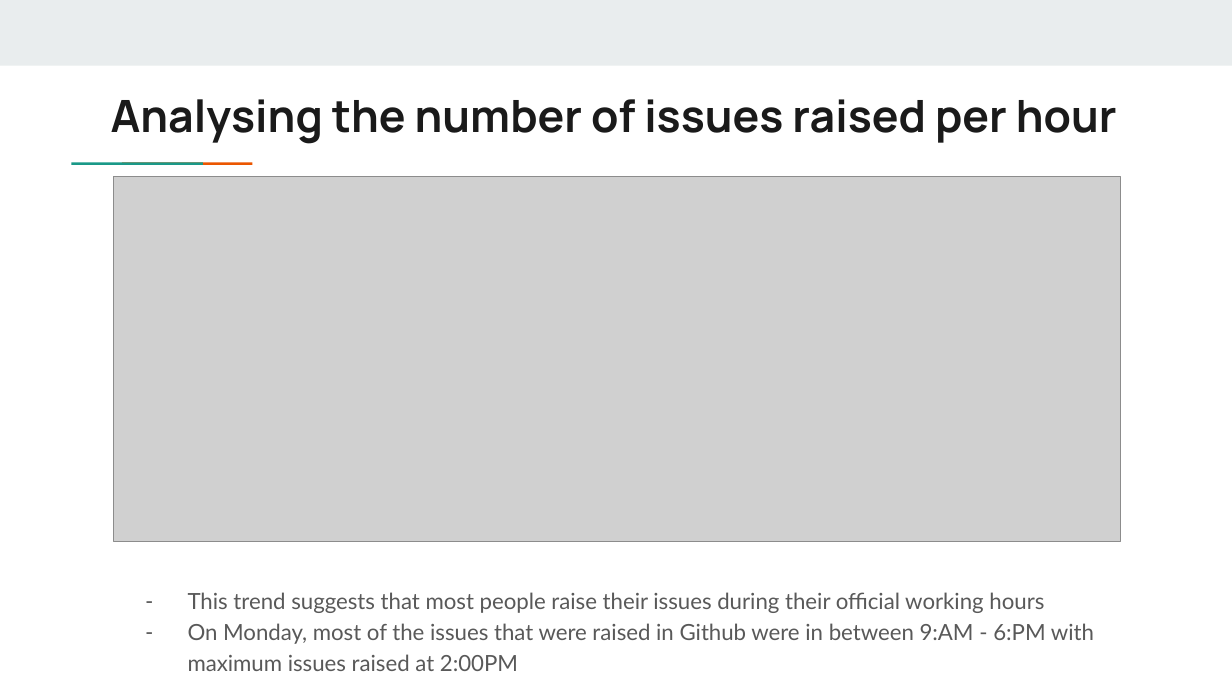
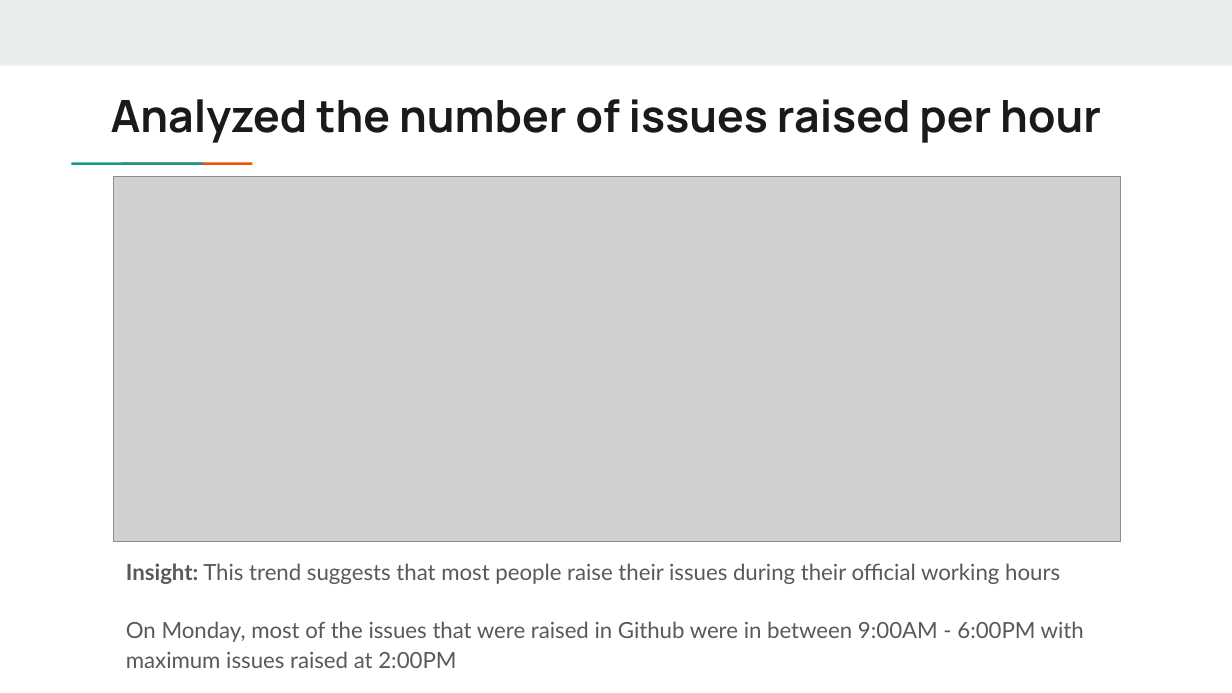
Before and after one commit to vithika-data/GHArchive-data-analysis, a slide deck: slide 3 of GHArchive Data Analysis.pptx. Drawn at 1232x693 pixels with LibreOffice and Linux fonts; fonts in the diff are those of the drawing; grey boxes stand for pictures. Boxes give left, top, right and bottom in pixels: in the first picture for what was removed or moved away, otherwise in the second. Text is boxed around its words. In the diff, an @@ line names an element or a change of style, - is before the commit and + after.

```diff
--- a/GHArchive Data Analysis.pptx
+++ b/GHArchive Data Analysis.pptx
@@ title at (111, 99, 1101, 143): text changed @@
-Analysing the number of issues raised per hour
+Analyzed the number of issues raised per hour
@@ text at (126, 563, 1084, 668): text changed @@
-– This trend suggests that most people raise their issues during their official working hours
-– On Monday, most of the issues that were raised in Github were in between 9:AM - 6:PM with maximum issues raised at 2:00PM
+Insight: This trend suggests that most people raise their issues during their official working hours
+On Monday, most of the issues that were raised in Github were in between 9:00AM - 6:00PM with maximum issues raised at 2:00PM
```
Also in this commit, not shown: 3 other slides changed.
